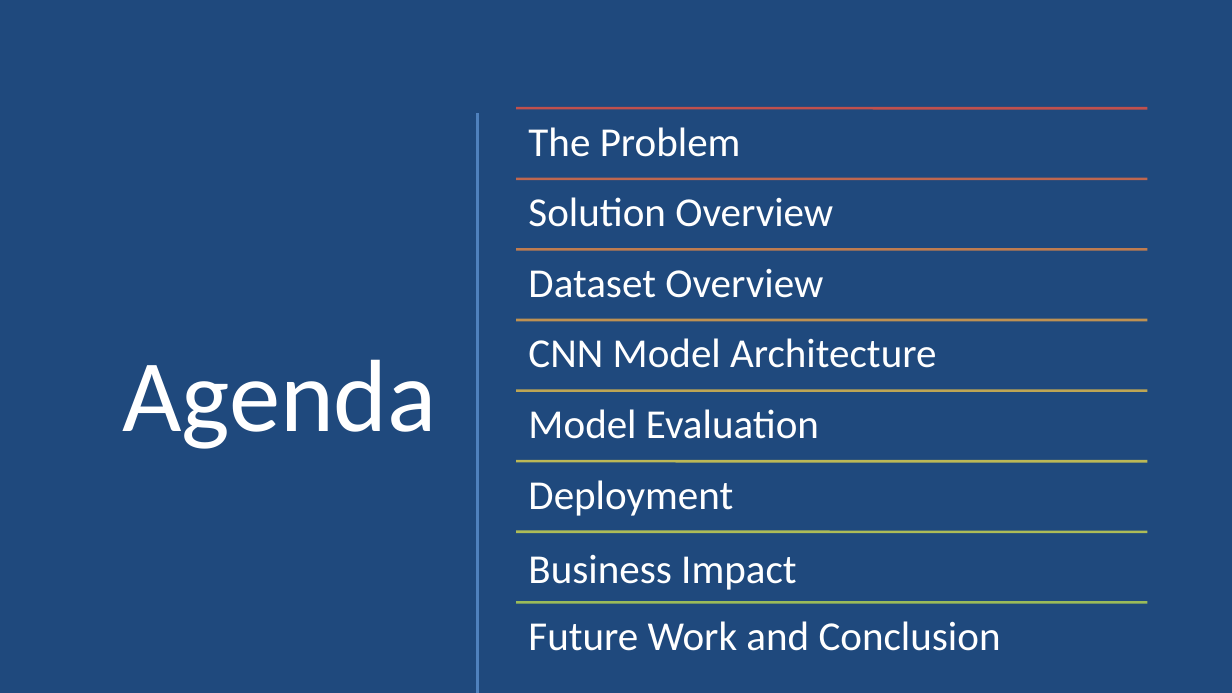
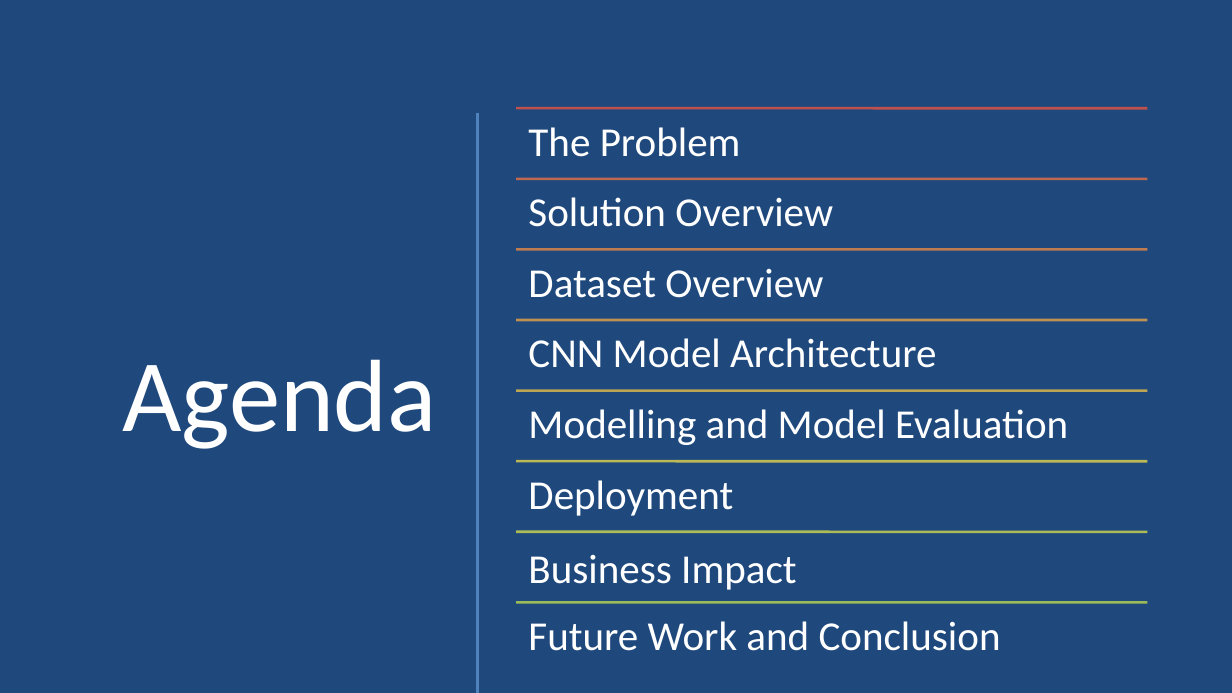
Before and after one commit to Yan1702/IOD17Feb, a slide deck: slide 3 of CapstoneProject/CapstoneProject_Presentation.pptx. Drawn at 1232x693 pixels with LibreOffice and Linux fonts; fonts in the diff are those of the drawing. Boxes give left, top, right and bottom in pixels: in the first picture for what was removed or moved away, otherwise in the second. Text is boxed around its words. In the diff, an @@ line names an element or a change of style, - is before the commit and + after.

```diff
--- a/CapstoneProject/CapstoneProject_Presentation.pptx
+++ b/CapstoneProject/CapstoneProject_Presentation.pptx
@@ text at [528, 409, 1068, 445]: text changed @@
-Model Evaluation
+Modelling and Model Evaluation
```
Also in this commit, not shown: 1 other slide changed.
